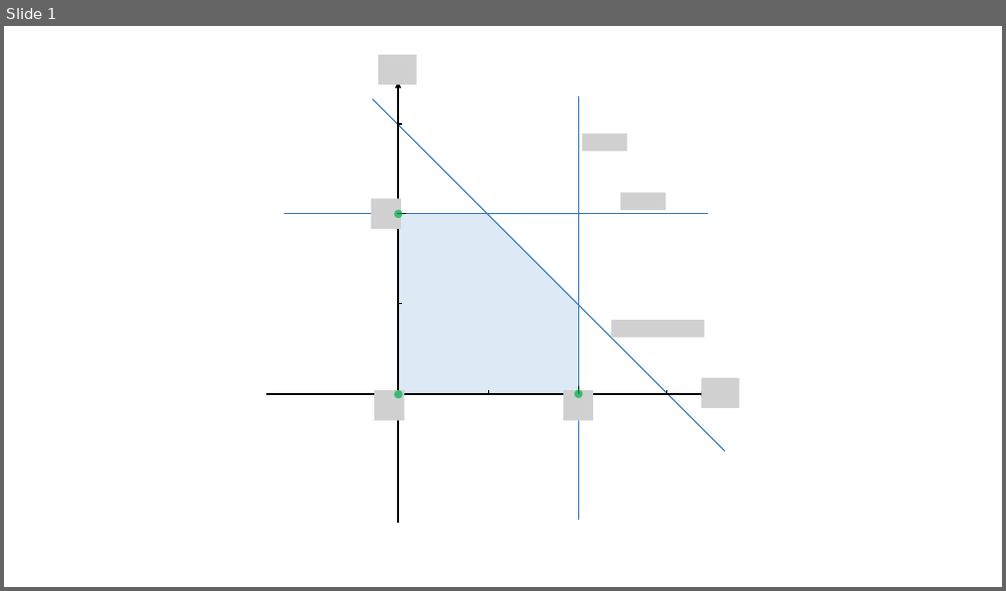
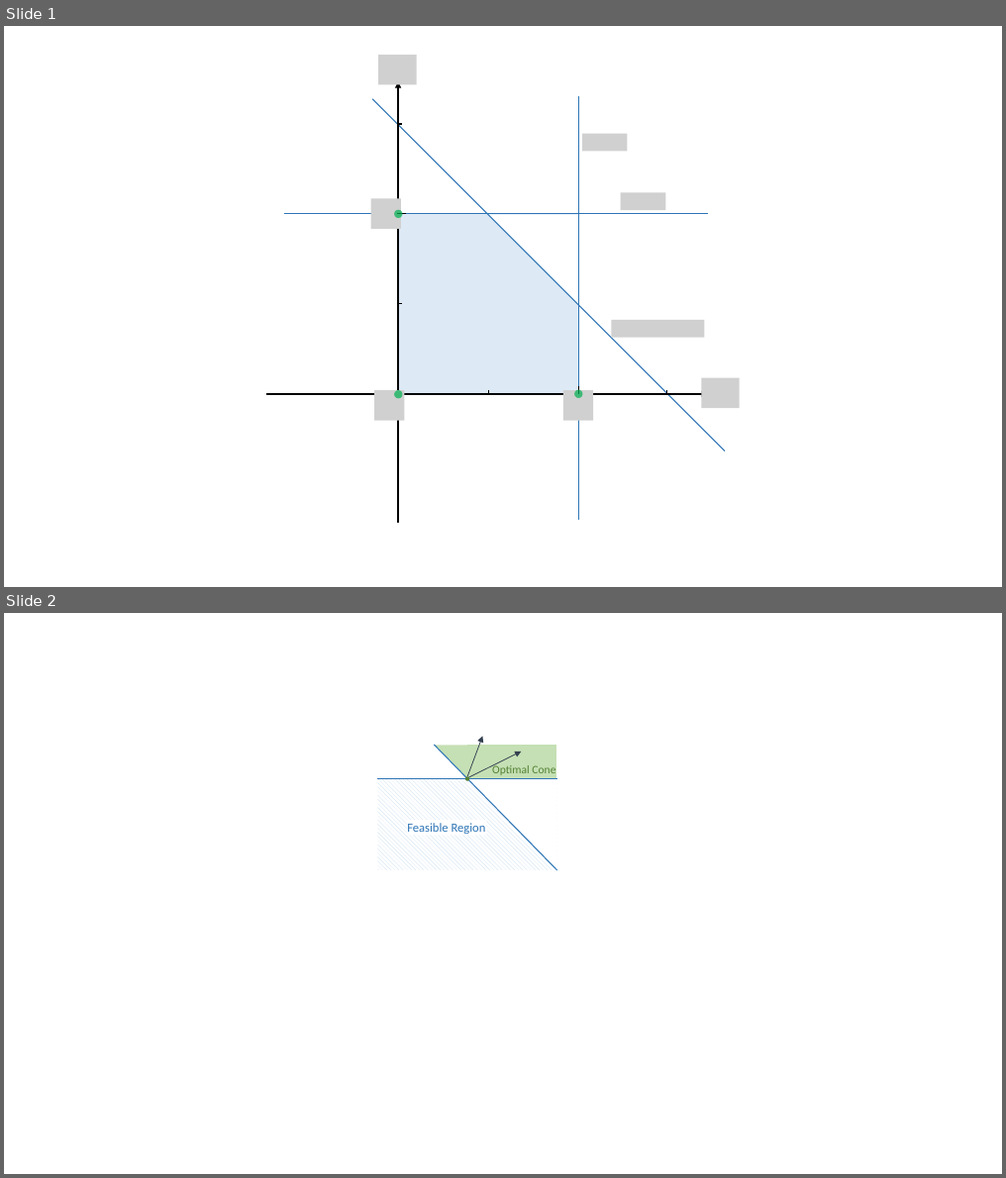
Before and after one commit to khalil-research/CaVE, a slide deck: images/axis.pptx. Shown one above the other, each under a label of ours: slide 1 before the commit, slides 1 and 2 after it. The pictures are 1006x591 and 1006x1178 pixels, drawn with LibreOffice and Linux fonts; fonts in the diff are those of the drawing; grey boxes stand for pictures; background and template pictures are left out. Boxes give left, top, right and bottom in pixels: in the first picture for what was removed or moved away, otherwise in the second. Text is boxed around its words. In the diff, an @@ line names an element or a change of style, - is before the commit and + after.

```diff
--- a/images/axis.pptx
+++ b/images/axis.pptx
@@ slide 2 added at <box>4,613,1002,1174</box>, background #FFFFFF @@
@@ group added at <box>377,736,557,870</box>: 3 rectangles, 2 lines, 2 arrows, 1 right triangle, 1 triangle, 1 ellipse, 1 text @@
+Feasible Region
+Optimal Cone
```
Also in this commit, not shown: 2 other files.
